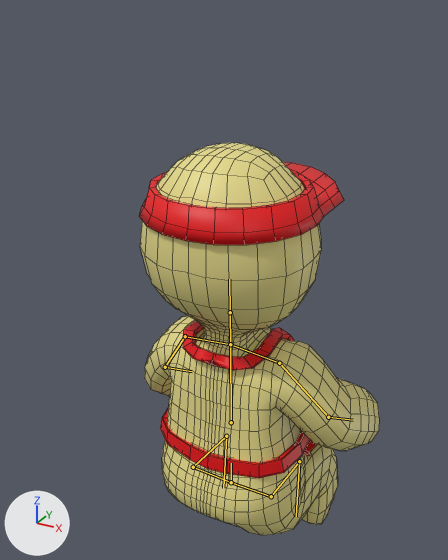
The FBX model ScaryParty/Assets/Piaaria/Art/Characters/Generated/Character_SitIdle.fbx, before and after one commit.
One viewpoint serves both versions: a 50 mm lens placed at (0.77, -1.4, 1.611), pointed at (-0.039, 0.072, 0.875). Arrows for +X, +Y and +Z are at lower left; the lights stay in place. The older version comes first. Both versions are drawn at frame 14 of the action 'Scene'; the numbers are the values there. The bones that bend it are drawn over the model as lines. Mesh edges are drawn as thin lines.
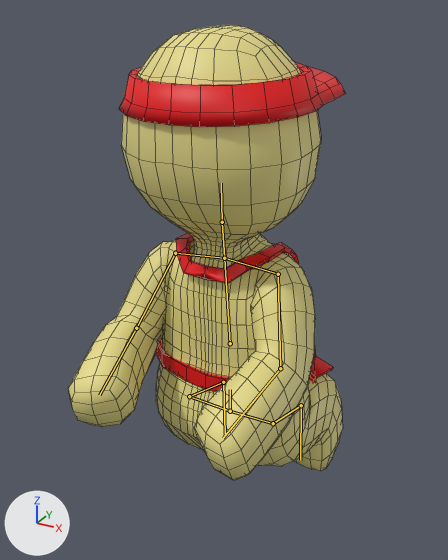
Changed parts and their boxes [x1, y1, x2, y2] in the pictures (448 x 560 px):
'Cylinder.002', posed (16% wider, 16% taller)
    before: [139, 143, 379, 535]
    after: [68, 25, 346, 480]
bone 'central', root to tip
    before: (231, 482) to (231, 463)
    after: (230, 411) to (230, 389)
bone 'chest', root to tip
    before: (231, 422) to (230, 344)
    after: (230, 343) to (224, 258)
bone 'head', root to tip
    before: (230, 312) to (229, 279)
    after: (222, 222) to (221, 183)
bone 'arm1.l', root to tip
    before: (185, 336) to (165, 367)
    after: (175, 253) to (136, 328)
bone 'arm2.l', root to tip
    before: (165, 367) to (192, 371)
    after: (136, 328) to (99, 395)
bone 'arm1.r', root to tip
    before: (279, 363) to (328, 417)
    after: (278, 274) to (280, 368)
bone 'arm2.r', root to tip
    before: (328, 417) to (353, 420)
    after: (280, 368) to (223, 438)
bone 'leg1.l', root to tip
    before: (193, 467) to (226, 436)
    after: (189, 396) to (223, 382)
bone 'leg2.l', root to tip
    before: (226, 436) to (223, 488)
    after: (223, 382) to (225, 434)
bone 'leg1.r', root to tip
    before: (271, 496) to (299, 461)
    after: (273, 423) to (301, 405)
bone 'leg2.r', root to tip
    before: (299, 461) to (296, 516)
    after: (301, 405) to (300, 460)

The edits, one by one:
Bone 'central' (bone_central) moves from (0.0, -0.32, -0.05) to (0.0, -0.025, -0.04).
Bone 'chest' (bone_chest) turns from (2, 0, 0) to (7, 0, 0) degrees about its own x, y and z.
Bone 'head' (bone_head) turns from (-1, 0, 0) to (-4, 0, 0) degrees about its own x, y and z.
Bone 'arm1.l' (bone_arm1_l) turns from (-17, 0, 0) to (35, 0, 15) degrees about its own x, y and z.
Bone 'arm2.l' (bone_arm2_l) turns from (-39, 0, 0) to (45, 0, 0) degrees about its own x, y and z.
Bone 'arm1.r' (bone_arm1_r) turns from (-17, 0, 0) to (35, 0, -15) degrees about its own x, y and z.
Bone 'arm2.r' (bone_arm2_r) turns from (-39, 0, 0) to (45, 0, 0) degrees about its own x, y and z.
Bone 'leg1.l' (bone_leg1_l) turns from (0, 0, -82) to (0, 0, -72) degrees about its own x, y and z.
Bone 'leg2.l' (bone_leg2_l) turns from (0, 0, 85) to (0, 0, 68) degrees about its own x, y and z.
Bone 'leg1.r' (bone_leg1_r) turns from (0, 0, 82) to (0, 0, 72) degrees about its own x, y and z.
Bone 'leg2.r' (bone_leg2_r) turns from (0, 0, -85) to (0, 0, -68) degrees about its own x, y and z.
